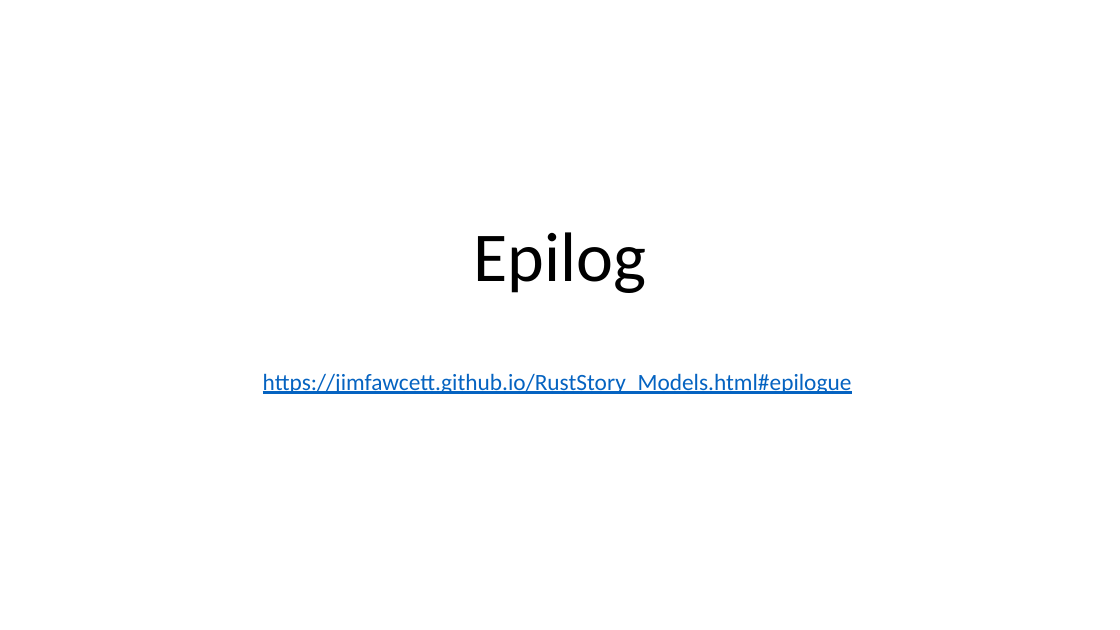
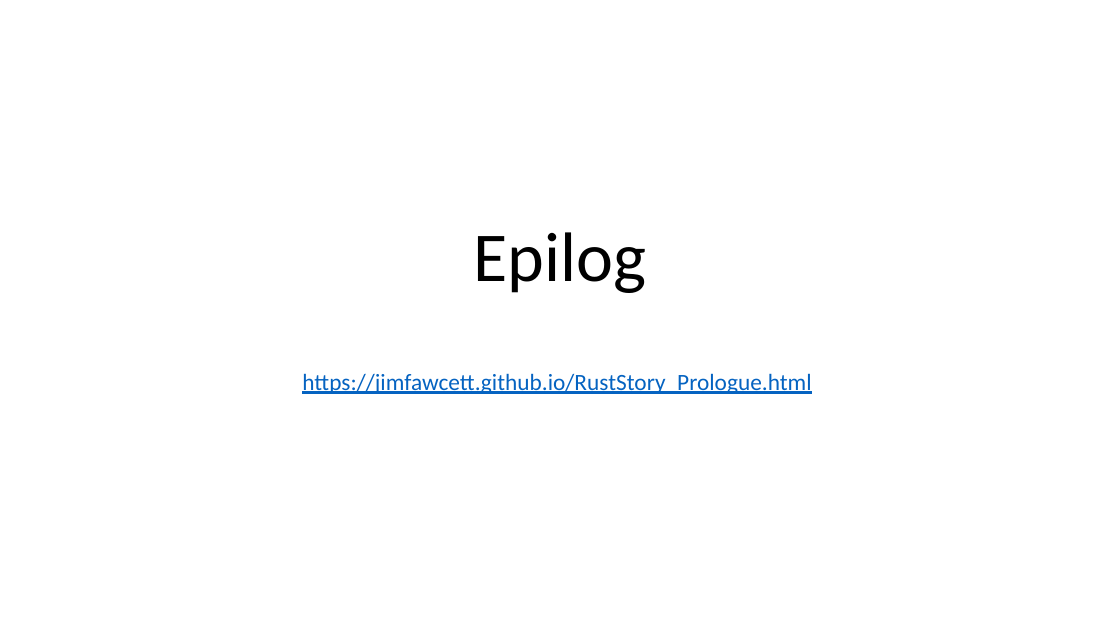
Before and after one commit to JimFawcett/JimFawcett.github.io, a slide deck: slide 58 of Resources/RustTour.pptx (slide 57 before the commit). Drawn at 1120x630 pixels with LibreOffice and Linux fonts; fonts in the diff are those of the drawing. Boxes give left, top, right and bottom in pixels: in the first picture for what was removed or moved away, otherwise in the second. Text is boxed around its words. In the diff, an @@ line names an element or a change of style, - is before the commit and + after.

```diff
--- a/Resources/RustTour.pptx
+++ b/Resources/RustTour.pptx
@@ subtitle at [302, 373, 811, 394]: text changed @@
-https://jimfawcett.github.io/RustStory_Models.html#epilogue
+https://jimfawcett.github.io/RustStory_Prologue.html
```
Also in this commit, not shown: 1 other slide changed, 1 slide added, 3 other files.
